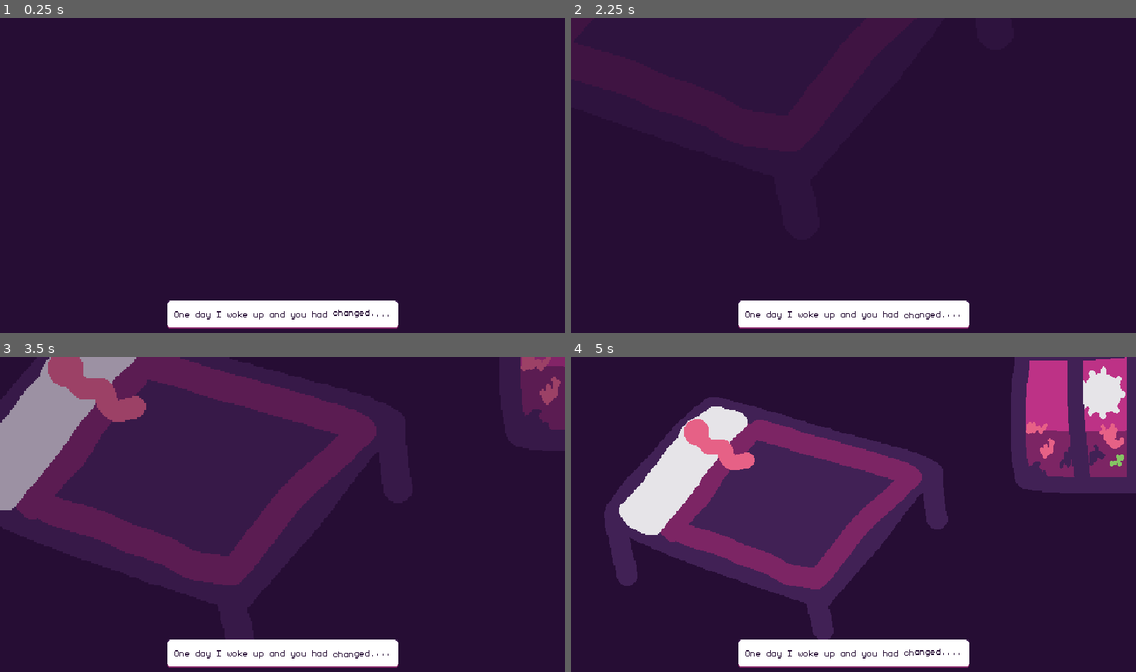
Above: before the commit, frames 1-4 (two rows, left to right).
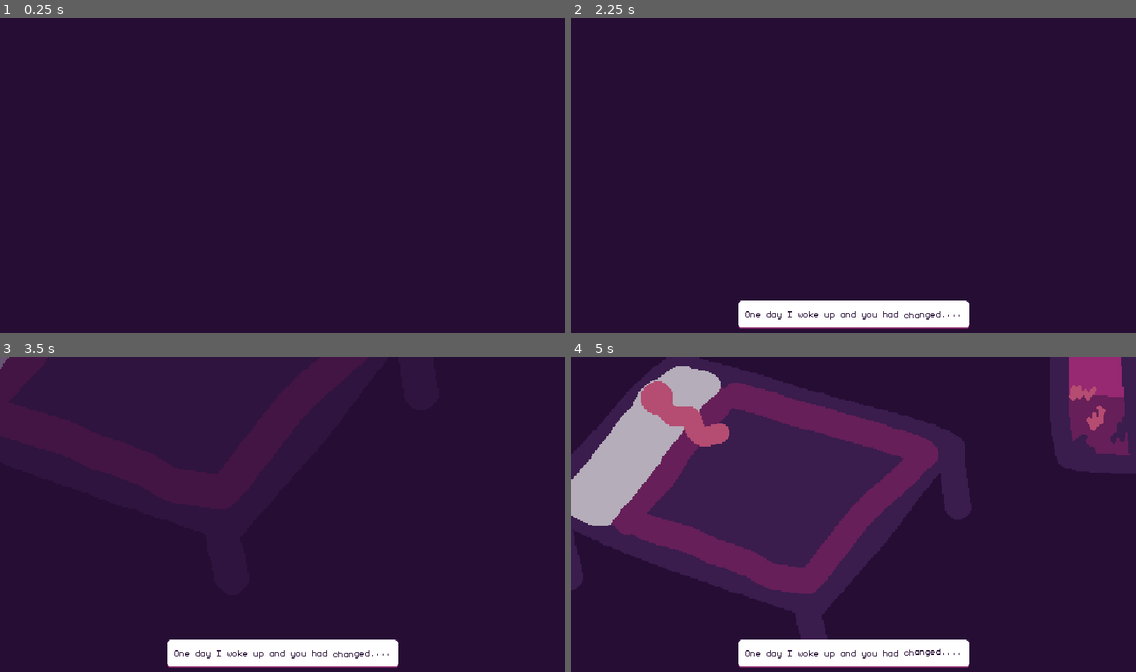
Above: after the commit, the same moments.

Repository: RachelfTech/LD56
Game: Godot game, scene res://scenes/main.tscn
Same seed, same stepped clock (60 frames per second), same inputs: the game is played once before the commit and once after it.
Inputs:
- Up to frame 1 (0.25 s): no input
- Up to frame 2 (2.25 s): no input
- Up to frame 3 (3.5 s): no input
- Up to frame 4 (5 s): no input

The runs differ from the first frame. In frame 1, 3.5% of the frame differs, in the area x 29-71%, y 89-99%; in frame 2, 7.7%; in frame 3, 20%; in frame 4, 34%, in the area x 0-100%, y 0-90%.

Commit message:
Add text animation

Diff:
--- a/scenes/main.tscn
+++ b/scenes/main.tscn
@@ -57,7 +57,7 @@
 
 [sub_resource type="Animation" id="Animation_xvj5y"]
 resource_name = "opening"
-length = 20.0
+length = 7.33334
 tracks/0/type = "value"
 tracks/0/imported = false
 tracks/0/enabled = true
@@ -65,7 +65,7 @@
 tracks/0/interp = 1
 tracks/0/loop_wrap = true
 tracks/0/keys = {
-"times": PackedFloat32Array(0, 1.1, 5.5),
+"times": PackedFloat32Array(0, 2.26667, 6.4),
 "transitions": PackedFloat32Array(0.34151, 0.34151, 0.34151),
 "update": 0,
 "values": [Vector2(320, 360), Vector2(320, 360), Vector2(320, 180)]
@@ -77,7 +77,7 @@
 tracks/1/interp = 1
 tracks/1/loop_wrap = true
 tracks/1/keys = {
-"times": PackedFloat32Array(0, 1.1, 5.5),
+"times": PackedFloat32Array(0, 2.26667, 6.4),
 "transitions": PackedFloat32Array(1, 1, 1),
 "update": 0,
 "values": [Vector2(2.283, 2.283), Vector2(2.283, 2.283), Vector2(1, 1)]
@@ -89,7 +89,7 @@
 tracks/2/interp = 1
 tracks/2/loop_wrap = true
 tracks/2/keys = {
-"times": PackedFloat32Array(0, 1.1),
+"times": PackedFloat32Array(0, 2.26667),
 "transitions": PackedFloat32Array(1, 1),
 "update": 1,
 "values": [false, true]
@@ -101,10 +101,24 @@
 tracks/3/interp = 1
 tracks/3/loop_wrap = true
 tracks/3/keys = {
-"times": PackedFloat32Array(1.1, 5.5),
+"times": PackedFloat32Array(2.26667, 6.4),
 "transitions": PackedFloat32Array(1, 1),
 "update": 0,
 "values": [Color(1, 1, 1, 0), Color(1, 1, 1, 1)]
+}
+tracks/4/type = "method"
+tracks/4/imported = false
+tracks/4/enabled = true
+tracks/4/path = NodePath("TextRenderer")
+tracks/4/interp = 1
+tracks/4/loop_wrap = true
+tracks/4/keys = {
+"times": PackedFloat32Array(0.266667),
+"transitions": PackedFloat32Array(1),
+"values": [{
+"args": [],
+"method": &"fade_in"
+}]
 }
 
 [sub_resource type="AnimationLibrary" id="AnimationLibrary_q0b2c"]
--- a/scenes/text_renderer.tscn
+++ b/scenes/text_renderer.tscn
@@ -4,9 +4,10 @@
 [ext_resource type="Texture2D" uid="uid://bo8ewskgweq4a" path="res://assets/art/textboxrect.png" id="1_ybvxc"]
 [ext_resource type="Theme" uid="uid://bsw5b77xwokkq" path="res://ui_theme.tres" id="2_2daca"]
 
-[node name="TextRenderer" type="CanvasLayer" node_paths=PackedStringArray("text_label")]
+[node name="TextRenderer" type="CanvasLayer" node_paths=PackedStringArray("text_label", "text_container")]
 script = ExtResource("1_k3rxi")
 text_label = NodePath("MarginContainer/MarginContainer/RichTextLabel")
+text_container = NodePath("MarginContainer")
 
 [node name="MarginContainer" type="MarginContainer" parent="."]
 anchors_preset = 7
@@ -20,7 +21,6 @@
 grow_horizontal = 2
 grow_vertical = 0
 size_flags_horizontal = 3
-size_flags_vertical = 3
 theme_override_constants/margin_bottom = 8
 
 [node name="NinePatchRect" type="NinePatchRect" parent="MarginContainer"]
@@ -45,6 +45,5 @@
 theme = ExtResource("2_2daca")
 theme_override_colors/default_color = Color(0.14902, 0.0509804, 0.203922, 1)
 bbcode_enabled = true
-text = "[center]One day I woke up and you had [wave]changed....[/wave][/center]"
 fit_content = true
 autowrap_mode = 0
--- a/scripts/text_renderer.gd
+++ b/scripts/text_renderer.gd
@@ -1,14 +1,36 @@
+class_name TextRenderer
+
 extends CanvasLayer
 
 @export var text_label: RichTextLabel
+@export var text_container: MarginContainer
+
+
+var scene_text_strings: Array[String] = [
+    "[center]One day I woke up and you had [wave]changed....[/wave][/center]",
+]
+
+var current_text: String = scene_text_strings[0]
 
 
 # Called when the node enters the scene tree for the first time.
 func _ready() -> void:
-    pass
-   # text_label.visible_ratio = 0.5
-
+   # _animate_text()
+    text_container.modulate = Color.TRANSPARENT
+    text_label.visible_ratio = 0.0
+    text_label.text = current_text
 
 # Called every frame. 'delta' is the elapsed time since the previous frame.
 func _process(delta: float) -> void:
     pass
+
+
+func fade_in():
+    text_container.modulate = Color.TRANSPARENT
+    var tween: Tween = get_tree().create_tween()
+    tween.tween_property(text_container, "modulate", Color.WHITE, 1.5).set_trans(Tween.TRANS_SINE)
+    tween.set_parallel()
+    tween.tween_property(text_label, "visible_ratio", 1, 2).set_trans(Tween.TRANS_LINEAR)
+
+func _animate_text():
+    text_label.visible_ratio = 0.5
